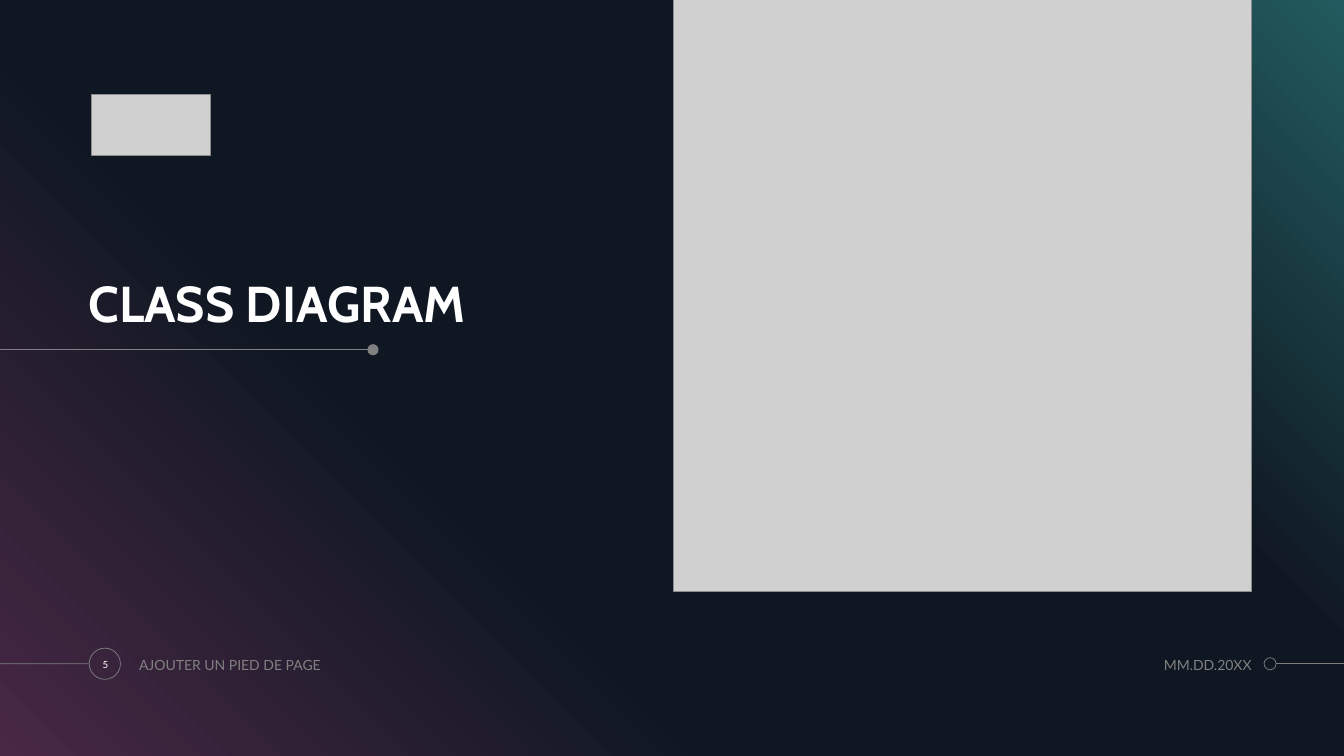
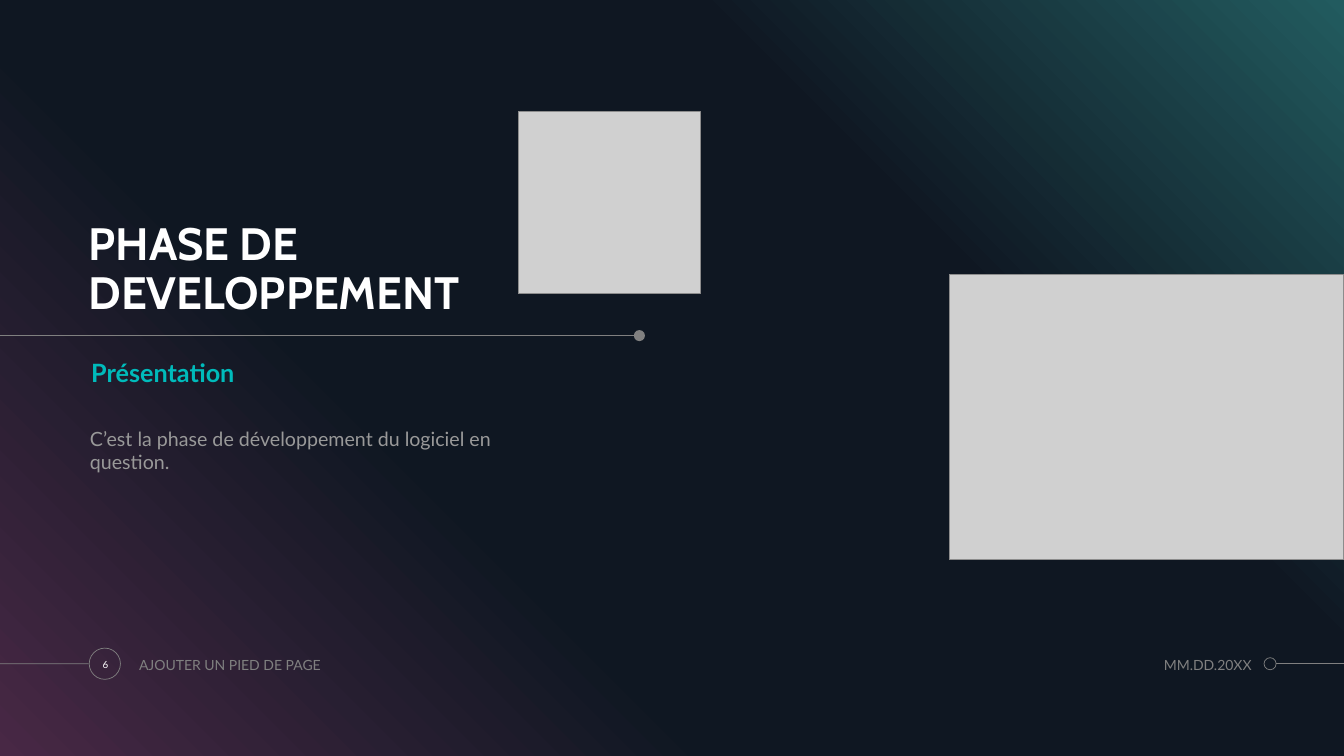
Before and after one commit to maldoq/ApplicationAssociation, a slide deck: slide 6 of Application/PROJET N°3 PYTHON.pptx (slide 5 before the commit). Drawn at 1344x756 pixels with LibreOffice and Linux fonts; fonts in the diff are those of the drawing; grey boxes stand for pictures. Boxes give left, top, right and bottom in pixels: in the first picture for what was removed or moved away, otherwise in the second. Text is boxed around its words. In the diff, an @@ line names an element or a change of style, - is before the commit and + after.

Commit message:
version 2.2
légère amélioration du diagramme de cas d'utilisation et de l'activité

```diff
--- a/Application/PROJET N°3 PYTHON.pptx
+++ b/Application/PROJET N°3 PYTHON.pptx
@@ picture removed at (x1=674, y1=0, x2=1252, y2=592) @@
@@ picture removed at (x1=92, y1=95, x2=211, y2=155) @@
@@ picture added at (x1=518, y1=111, x2=701, y2=293) @@
@@ title added at (x1=89, y1=227, x2=460, y2=310), 32.4 pt, text #FFFFFF, bold @@
+PHASE DE DEVELOPPEMENT
@@ title removed at (x1=89, y1=286, x2=466, y2=323) @@
-CLASS DIAGRAM
@@ picture added at (x1=950, y1=274, x2=1344, y2=560) @@
@@ line moved from (0, 350) - (373, 350) to (0, 336) - (639, 336) @@
@@ ellipse moved from (x1=368, y1=344, x2=379, y2=355) to (x1=634, y1=330, x2=645, y2=341) @@
@@ text added at (x1=91, y1=363, x2=234, y2=382), 18 pt, text #00BBBB, bold @@
+Présentation
@@ text added at (x1=90, y1=431, x2=490, y2=473), 14 pt, text #999999 @@
+C’est la phase de développement du logiciel en question.
@@ page number at (x1=103, y1=661, x2=109, y2=668): text changed @@
-5
+6
```
Also in this commit, not shown: 5 other slides changed, 1 slide added, 6 slides removed, 4 other files.
